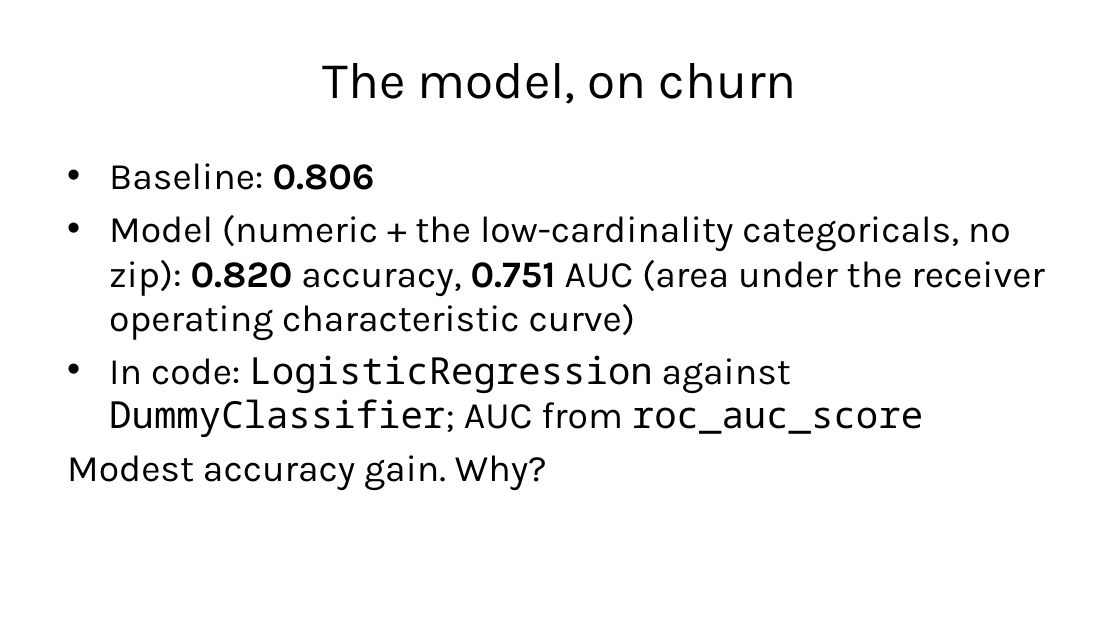
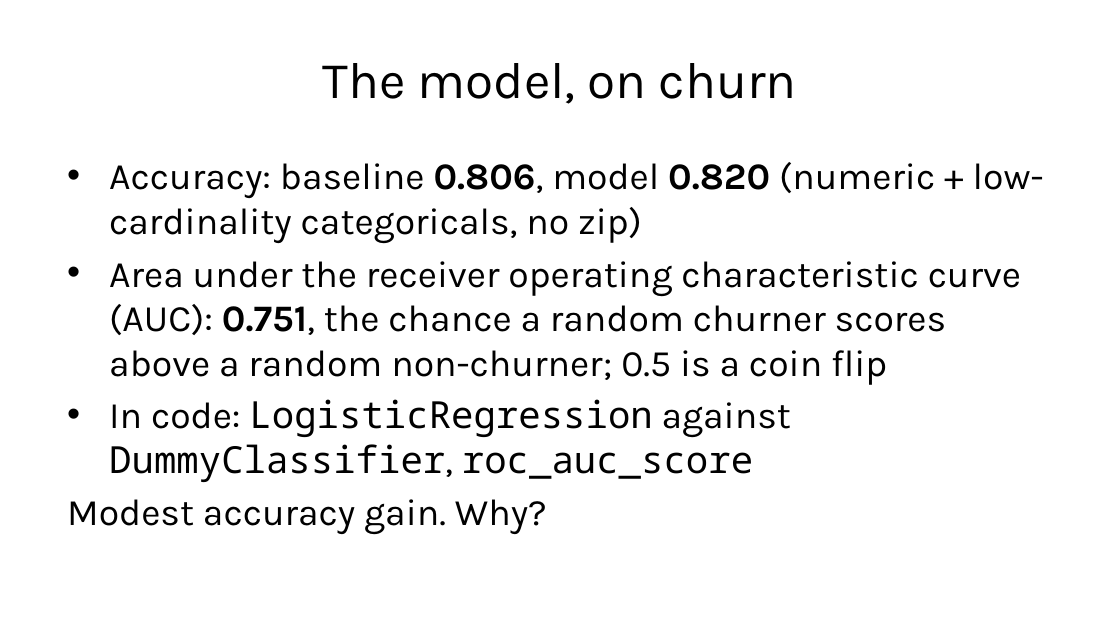
Before and after one commit to fabioantonini/technologies-for-artificial-intelligence, a slide deck: slide 39 of Lessons/02_data_exploration_and_preparation/Slides/data_exploration_and_preparation_slides.pptx. Drawn at 1120x630 pixels with LibreOffice and Linux fonts; fonts in the diff are those of the drawing; background and template pictures are left out. Boxes give left, top, right and bottom in pixels: in the first picture for what was removed or moved away, otherwise in the second. Text is boxed around its words. In the diff, an @@ line names an element or a change of style, - is before the commit and + after.

```diff
--- a/Lessons/02_data_exploration_and_preparation/Slides/data_exploration_and_preparation_slides.pptx
+++ b/Lessons/02_data_exploration_and_preparation/Slides/data_exploration_and_preparation_slides.pptx
@@ text at (109,162,1044,482): text changed @@
-• Baseline: 0.806
-• Model (numeric + the low-cardinality categoricals, no zip): 0.820 accuracy, 0.751 AUC (area under the receiver operating characteristic curve)
-• In code: LogisticRegression against DummyClassifier; AUC from roc_auc_score
+• Accuracy: baseline 0.806, model 0.820 (numeric + low-cardinality categoricals, no zip)
+• Area under the receiver operating characteristic curve (AUC): 0.751, the chance a random churner scores above a random non-churner; 0.5 is a coin flip
+• In code: LogisticRegression against DummyClassifier, roc_auc_score
```
Also in this commit, not shown: 8 other slides changed, 6 other files.
